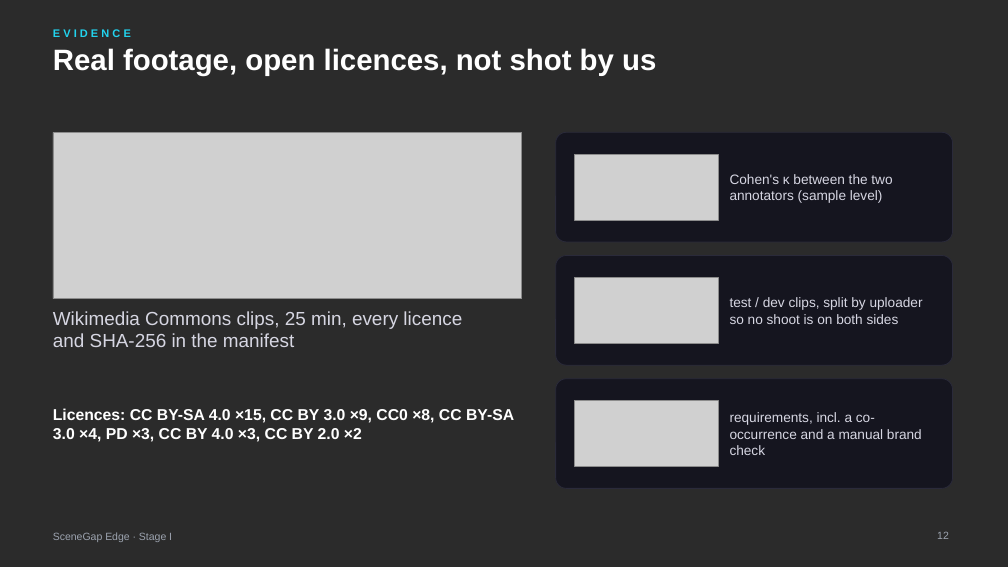
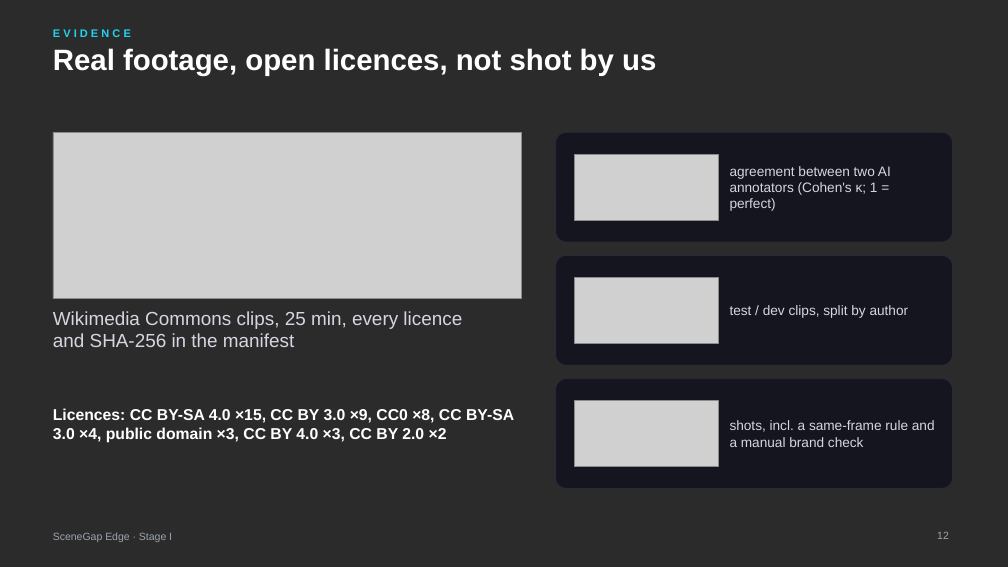
Before and after one commit to yu9bryan/scenegap-edge, a slide deck: slide 12 of docs/deck/SceneGapEdge_StageI_Proposal.pptx. Drawn at 1008x567 pixels with LibreOffice and Linux fonts; fonts in the diff are those of the drawing; grey boxes stand for pictures; background and template pictures are left out; a plain dark background stands for a picture behind light text. Boxes give left, top, right and bottom in pixels: in the first picture for what was removed or moved away, otherwise in the second. Text is boxed around its words. In the diff, an @@ line names an element or a change of style, - is before the commit and + after.

```diff
--- a/docs/deck/SceneGapEdge_StageI_Proposal.pptx
+++ b/docs/deck/SceneGapEdge_StageI_Proposal.pptx
@@ text at (730,166,891,211): text changed @@
-Cohen's κ between the two annotators (sample level)
+agreement between two AI annotators (Cohen's κ; 1 = perfect)
@@ text at (730,305,909,318): text changed @@
-test / dev clips, split by uploader so no shoot is on both sides
+test / dev clips, split by author
@@ text at (53,408,514,443): text changed @@
-Licences: CC BY-SA 4.0 ×15, CC BY 3.0 ×9, CC0 ×8, CC BY-SA 3.0 ×4, PD ×3, CC BY 4.0 ×3, CC BY 2.0 ×2
+Licences: CC BY-SA 4.0 ×15, CC BY 3.0 ×9, CC0 ×8, CC BY-SA 3.0 ×4, public domain ×3, CC BY 4.0 ×3, CC BY 2.0 ×2
@@ text at (730,420,935,447): text changed @@
-requirements, incl. a co-occurrence and a manual brand check
+shots, incl. a same-frame rule and a manual brand check
```
Also in this commit, not shown: 22 other slides changed, 1 slide added, 3 other files.
